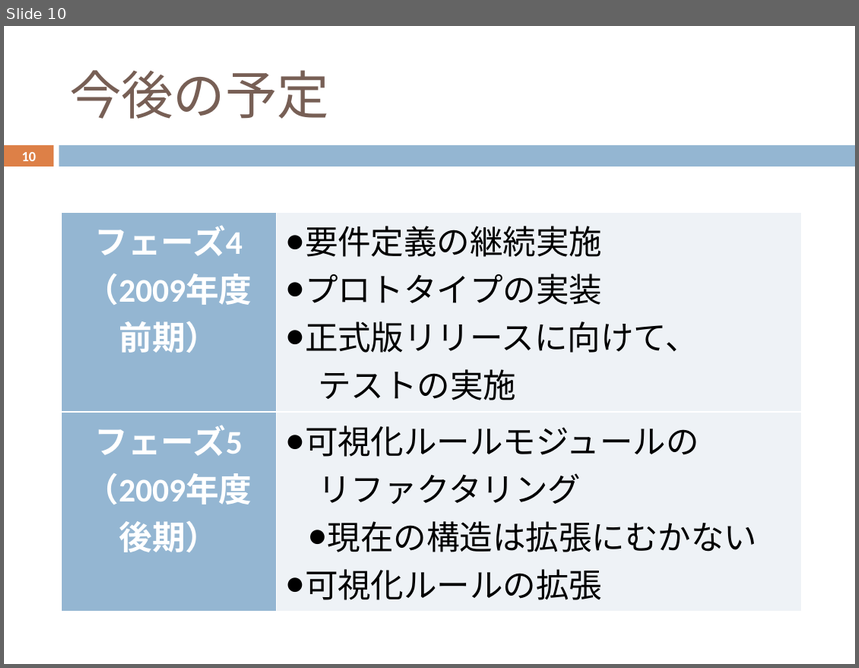
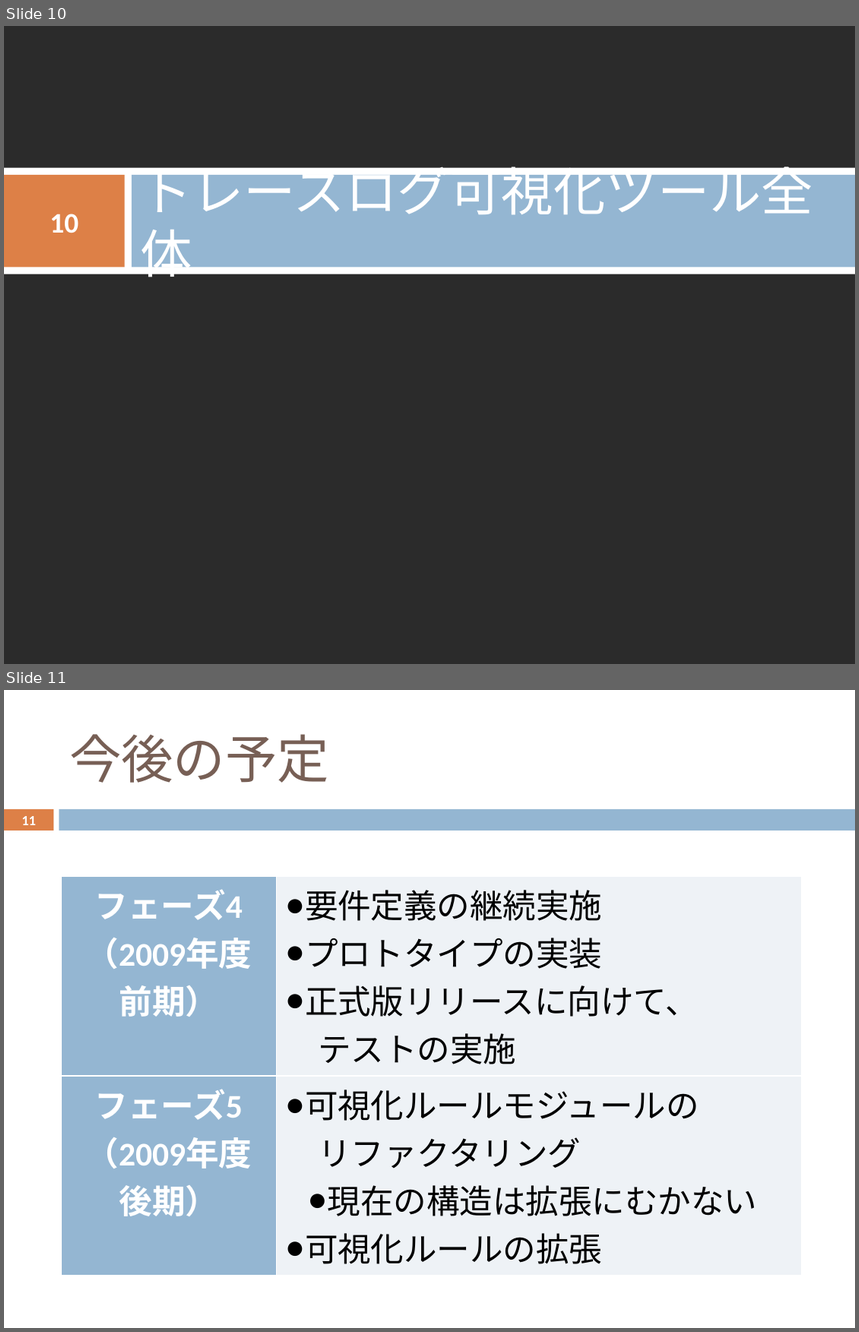
Before and after one commit to YixiaoLi/tlv4mc, a slide deck: doc/phase3/communications/ojl-1st-comm-yanagi.pptx. Shown one above the other, each under a label of ours: slide 10 before the commit, slides 10 and 11 after it. The pictures are 859x668 and 859x1332 pixels, drawn with LibreOffice and Linux fonts; fonts in the diff are those of the drawing; background and template pictures are left out; a plain dark background stands for a picture behind light text. Boxes give left, top, right and bottom in pixels: in the first picture for what was removed or moved away, otherwise in the second. Text is boxed around its words. In the diff, an @@ line names an element or a change of style, - is before the commit and + after.

```diff
--- a/doc/phase3/communications/ojl-1st-comm-yanagi.pptx
+++ b/doc/phase3/communications/ojl-1st-comm-yanagi.pptx
@@ slide 10 added at [4,26,855,664], background picture (left out) @@
@@ title added at [140,157,813,286], 44 pt, text #FFFFFF @@
+トレースログ可視化ツール全体
@@ rectangle added at [4,168,855,275], fill #FFFFFF @@
@@ rectangle added at [4,175,125,267], fill #DD8047 @@
@@ rectangle added at [132,175,855,267], fill #94B6D2 @@
@@ page number added at [50,214,78,233], 24 pt, text #FFFFFF, bold @@
+10
@@ what was slide 10 is now slide 11 @@
@@ page number at [21,816,36,825]: text changed @@
-10
+11
```
Also in this commit, not shown: 1 slide changed.
